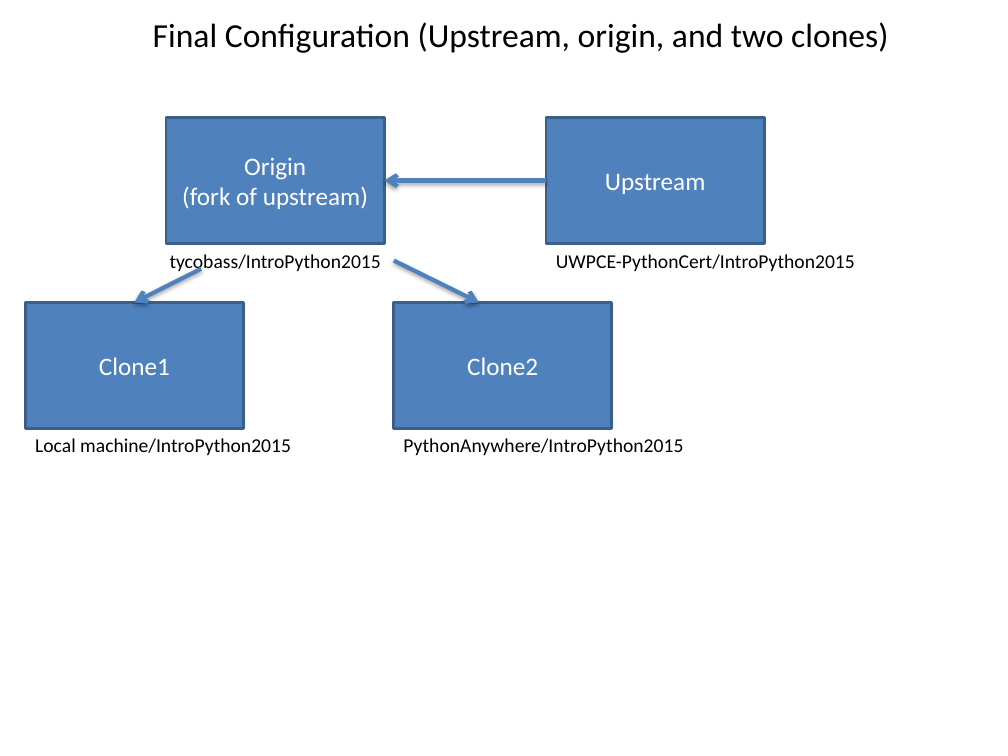
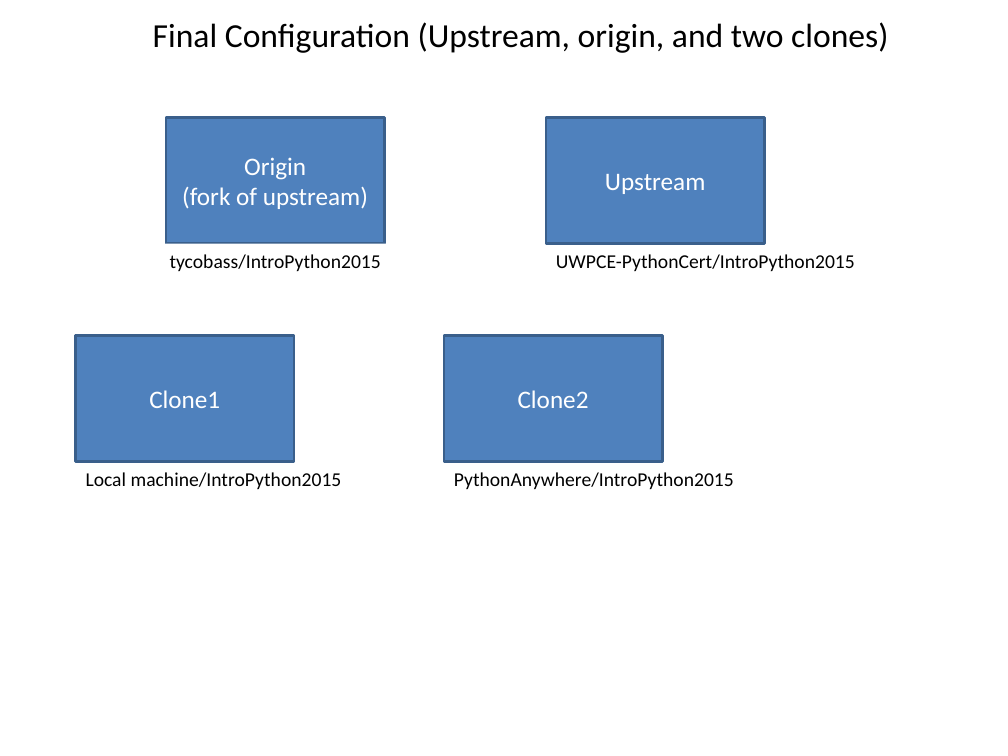
Before and after one commit to UWPCE-PythonCert/IntroToPython-2014, a slide deck: slide 4 of students/eric_v/debris/Using_git.pptx (slide 5 before the commit). Drawn at 1008x756 pixels with LibreOffice and Linux fonts; fonts in the diff are those of the drawing. Boxes give left, top, right and bottom in pixels: in the first picture for what was removed or moved away, otherwise in the second. Text is boxed around its words. In the diff, an @@ line names an element or a change of style, - is before the commit and + after.

```diff
--- a/students/eric_v/debris/Using_git.pptx
+++ b/students/eric_v/debris/Using_git.pptx
@@ arrow removed from (546, 180) to (384, 180) @@
@@ arrow removed from (201, 269) to (134, 302) @@
@@ rectangle "tycobass/IntroPython2015": place and size @@
-rectangle "tycobass/IntroPython2015" at [170, 254, 381, 273]
+rectangle "tycobass/IntroPython2015" at [159, 244, 393, 278]
@@ rectangle "tycobass/IntroPython2015" at [159, 244, 393, 278]: fill none to #FFFFFF @@
@@ arrow removed from (394, 260) to (479, 302) @@
@@ 2 rectangles, 2 texts: place and size @@
-2 rectangles, 2 texts at [25, 302, 683, 455]
+2 rectangles, 2 texts at [76, 336, 734, 489]
```
Also in this commit, not shown: 6 other slides changed, 3 slides added.
